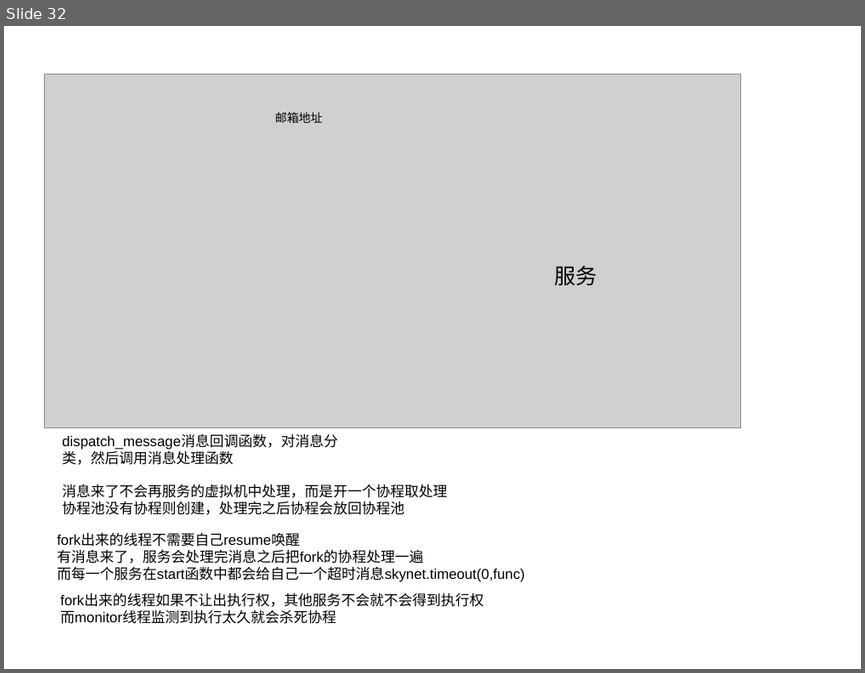
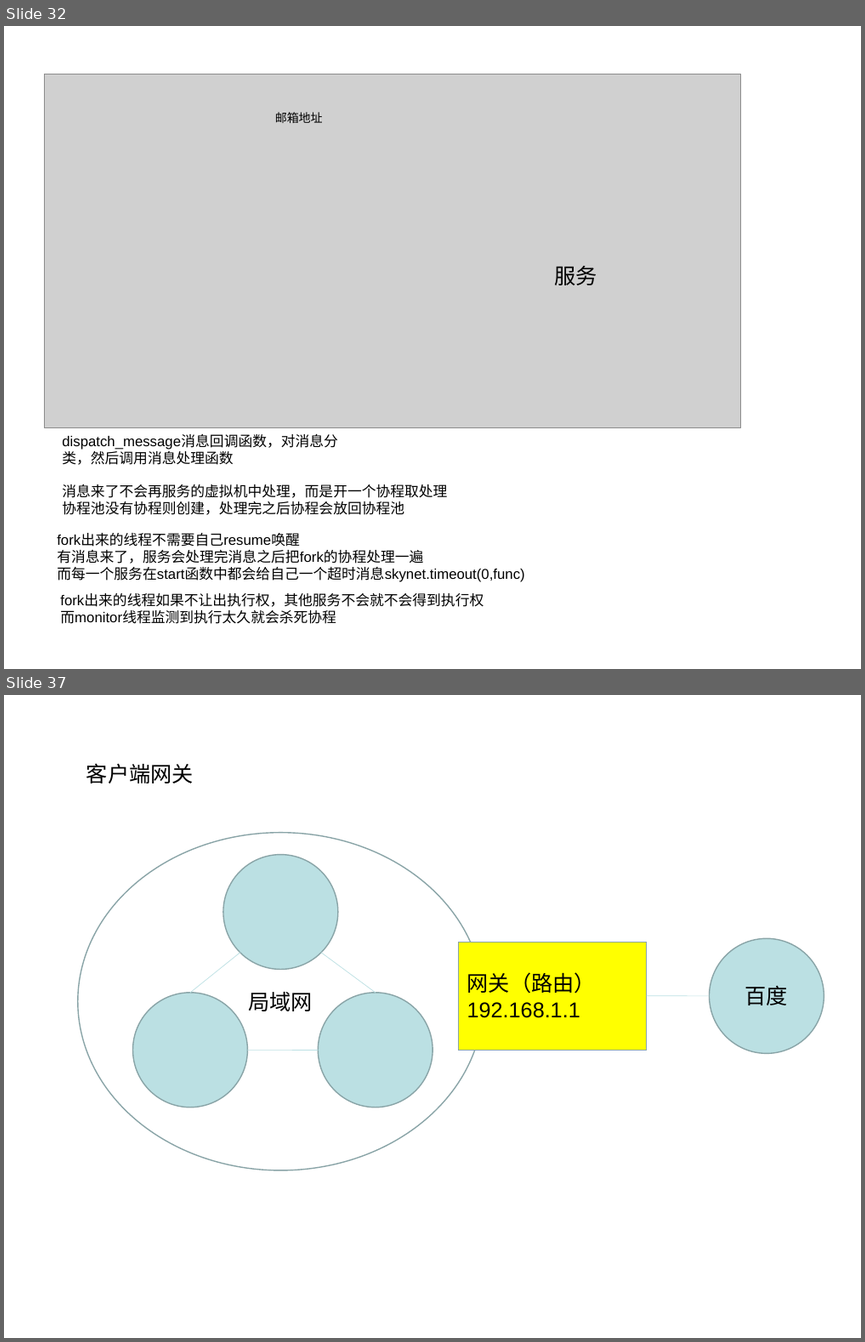
Before and after one commit to k527971724/notebook, a slide deck: 笔记图片.ppt. Shown one above the other, each under a label of ours: slide 32 before the commit, slides 32 and 37 after it; the slides between them are not shown. The pictures are 865x673 and 865x1342 pixels, drawn with LibreOffice and Linux fonts; fonts in the diff are those of the drawing; grey boxes stand for pictures. Boxes give left, top, right and bottom in pixels: in the first picture for what was removed or moved away, otherwise in the second. Text is boxed around its words. In the diff, an @@ line names an element or a change of style, - is before the commit and + after.

```diff
--- a/笔记图片.ppt
+++ b/笔记图片.ppt
@@ slide 37 added at (4,695,861,1338), background #FFFFFF @@
@@ text added at (86,763,194,783), 18 pt, text #000000 @@
+客户端网关
@@ ellipse added at (78,832,483,1169), outline #89A4A7 0.99 pt @@
@@ ellipse added at (223,854,338,970), fill #BBE0E3, outline #89A4A7 0.99 pt @@
@@ rectangle added at (459,941,647,1049), fill #FFFF00, outline #89A4A7 0.99 pt, 18 pt, text #000000 @@
+网关（路由）
+192.168.1.1
@@ ellipse added at (710,938,824,1053), fill #BBE0E3, outline #89A4A7 0.99 pt, 18 pt, text #000000 @@
+百度
@@ line added from (239, 952) to (190, 993), #BBE0E3 0.51 pt @@
@@ line added from (321, 952) to (375, 993), #BBE0E3 0.51 pt @@
@@ ellipse added at (132,993,247,1107), fill #BBE0E3, outline #89A4A7 0.99 pt @@
@@ text added at (249,992,313,1011), 18 pt, text #000000 @@
+局域网
@@ ellipse added at (318,993,432,1107), fill #BBE0E3, outline #89A4A7 0.99 pt @@
@@ line added from (647, 996) to (710, 996), #BBE0E3 0.51 pt @@
@@ line added from (247, 1049) to (318, 1049), #BBE0E3 0.51 pt @@
```
Also in this commit, not shown: 3 slides changed, 5 other slides added, 6 other files.
